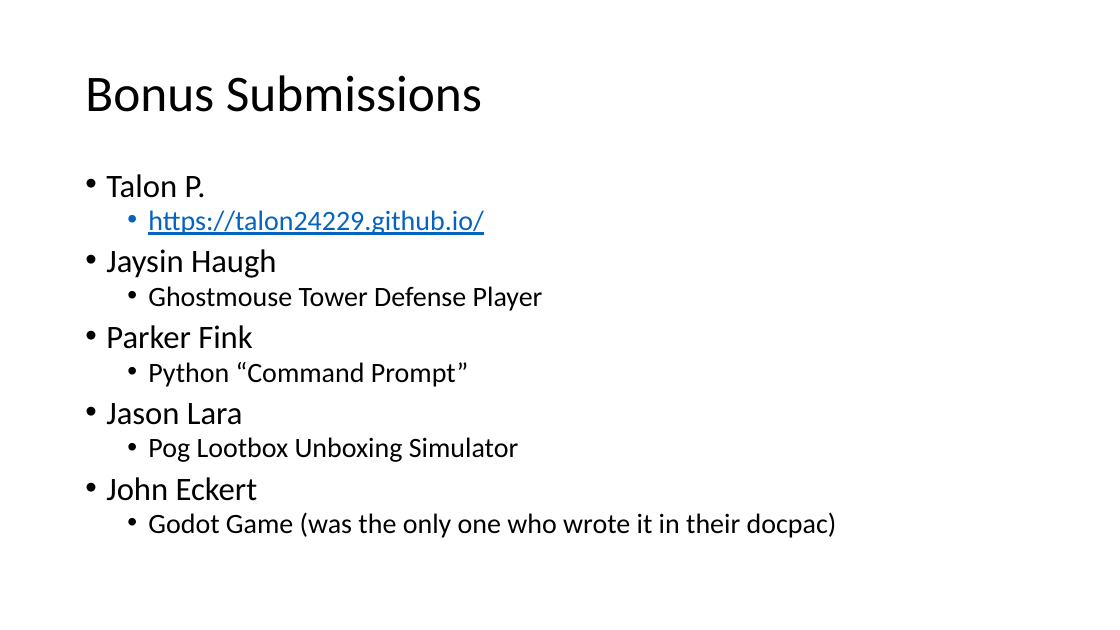
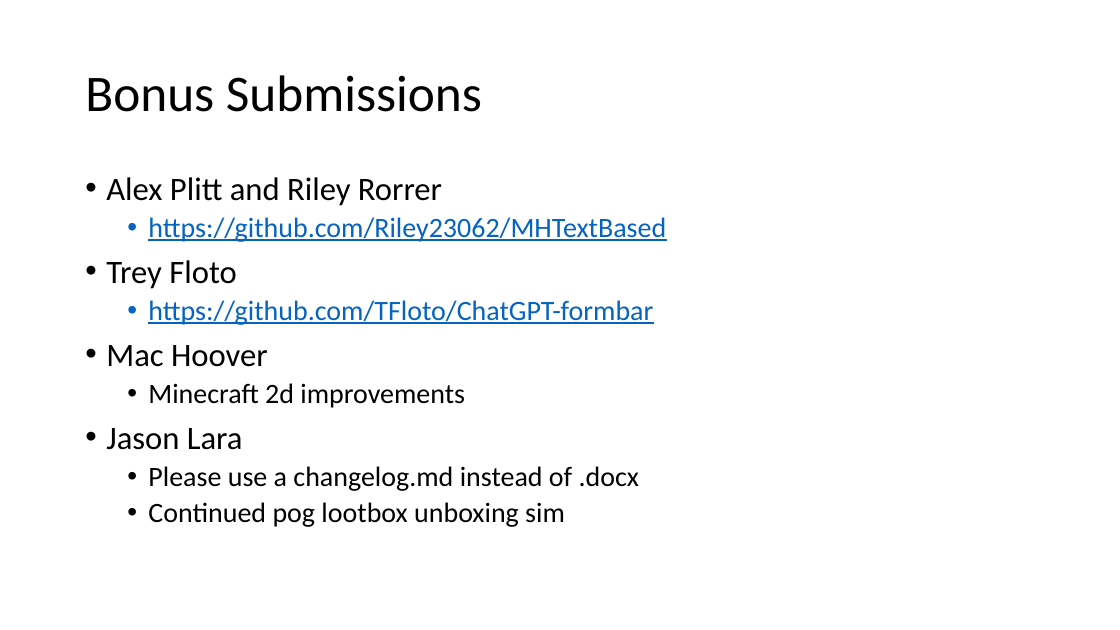
Before and after one commit to parke2023059/docpacs2223, a slide deck: slide 3 of docpac_19200123/Weekly Review.pptx. Drawn at 1120x630 pixels with LibreOffice and Linux fonts; fonts in the diff are those of the drawing. Boxes give left, top, right and bottom in pixels: in the first picture for what was removed or moved away, otherwise in the second. Text is boxed around its words. In the diff, an @@ line names an element or a change of style, - is before the commit and + after.

```diff
--- a/docpac_19200123/Weekly Review.pptx
+++ b/docpac_19200123/Weekly Review.pptx
@@ text at [106,177,666,408]: text changed; text colour #000000 to #0563C1 @@
-• Talon P.
-  • https://talon24229.github.io/
-• Jaysin Haugh
-  • Ghostmouse Tower Defense Player
-• Parker Fink
-  • Python “Command Prompt”
+• Alex Plitt and Riley Rorrer
+  • https://github.com/Riley23062/MHTextBased
+• Trey Floto
+  • https://github.com/TFloto/ChatGPT-formbar
+• Mac Hoover
+  • Minecraft 2d improvements
@@ text at [106,428,243,450]: line spacing 0.8 to 0.9 @@
@@ text at [148,466,639,527]: text changed @@
-  • Pog Lootbox Unboxing Simulator
-• John Eckert
-  • Godot Game (was the only one who wrote it in their docpac)
+  • Please use a changelog.md instead of .docx
+  • Continued pog lootbox unboxing sim
```
Also in this commit, not shown: 2 other slides changed, 3 slides added.
